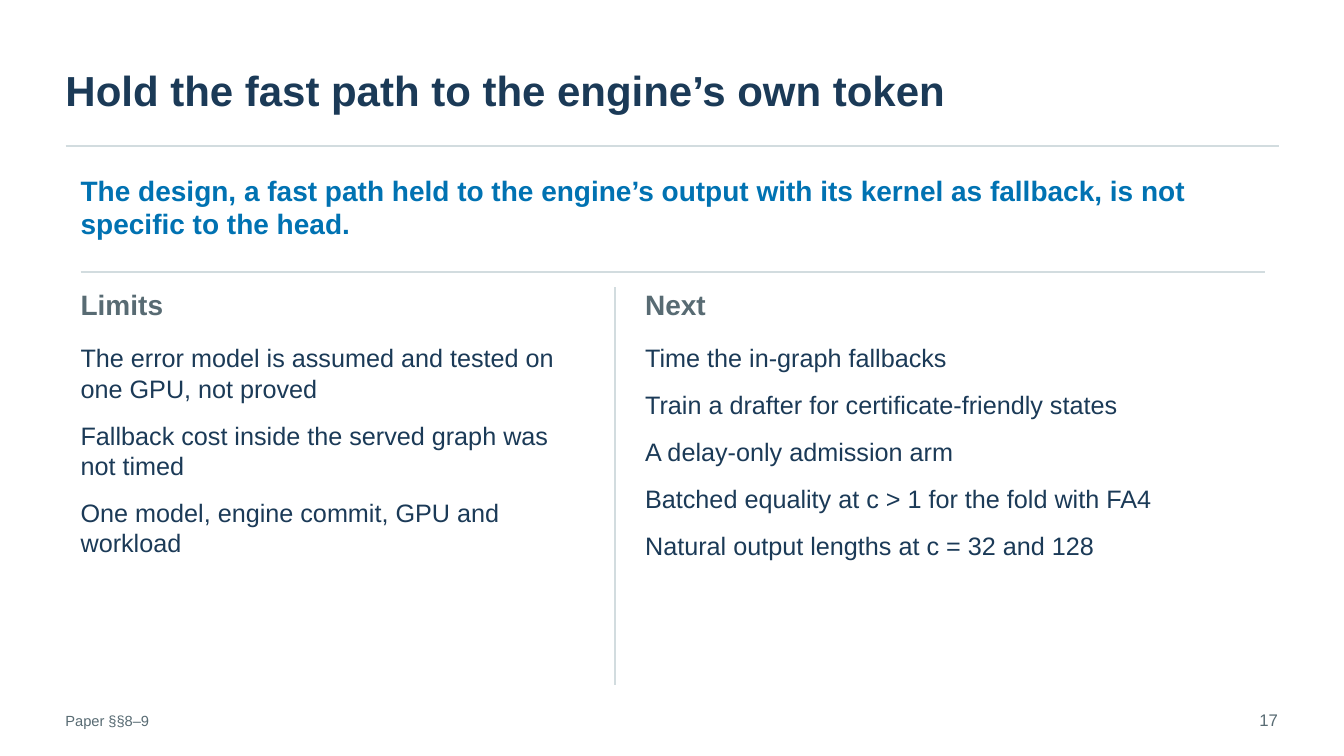
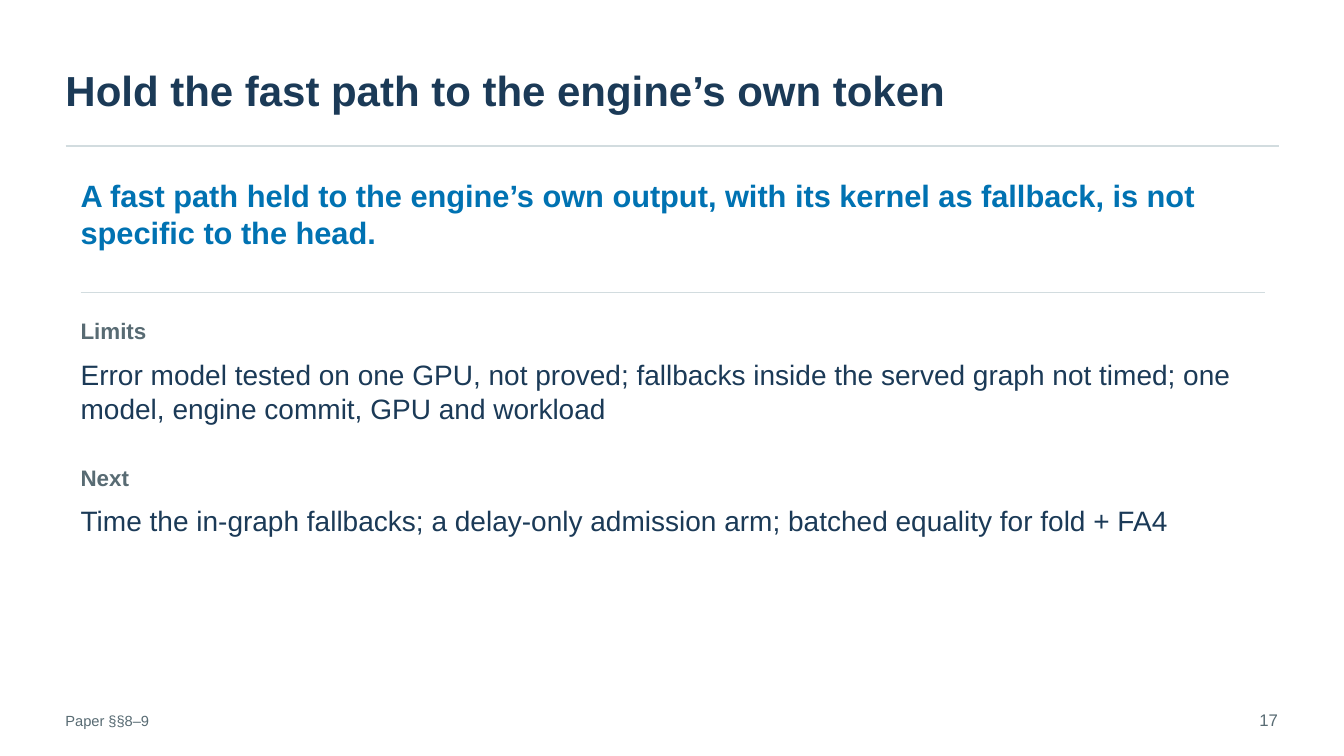
Before and after one commit to SamMausberg/verified-progress, a slide deck: slide 17 of presentation/verifier_paper_talk.pptx. Drawn at 1344x756 pixels with LibreOffice and Linux fonts; fonts in the diff are those of the drawing. Boxes give left, top, right and bottom in pixels: in the first picture for what was removed or moved away, otherwise in the second. Text is boxed around its words. In the diff, an @@ line names an element or a change of style, - is before the commit and + after.

```diff
--- a/presentation/verifier_paper_talk.pptx
+++ b/presentation/verifier_paper_talk.pptx
@@ text at (81,184,1195,249): text changed; size 20 to 22 pt @@
-The design, a fast path held to the engine’s output with its kernel as fallback, is not specific to the head.
+A fast path held to the engine’s own output, with its kernel as fallback, is not specific to the head.
@@ line moved from (81, 272) - (1265, 272) to (81, 292) - (1265, 292) @@
@@ line removed from (615, 287) to (615, 686) @@
@@ text "Limits": place and size @@
-text "Limits" at (81,294,163,316)
+text "Limits" at (81,323,147,339)
@@ text "Limits" at (81,323,147,339): size 20 to 16 pt @@
@@ text at (81,364,1230,424): text changed; size 18 to 20 pt @@
-The error model is assumed and tested on one GPU, not proved
-Fallback cost inside the served graph was not timed
-One model, engine commit, GPU and workload
+Error model tested on one GPU, not proved; fallbacks inside the served graph not timed; one model, engine commit, GPU and workload
@@ text "Next" at (81,470,129,486): size 20 to 16 pt @@
@@ text "Next": place and size @@
-text "Next" at (645,295,706,316)
+text "Next" at (81,470,129,486)
@@ text at (81,510,1167,537): text changed; size 18 to 20 pt @@
-Time the in-graph fallbacks
-Train a drafter for certificate-friendly states
-A delay-only admission arm
-Batched equality at c > 1 for the fold with FA4
-Natural output lengths at c = 32 and 128
+Time the in-graph fallbacks; a delay-only admission arm; batched equality for fold + FA4
```
Also in this commit, not shown: 16 other slides changed, 2 other files.
